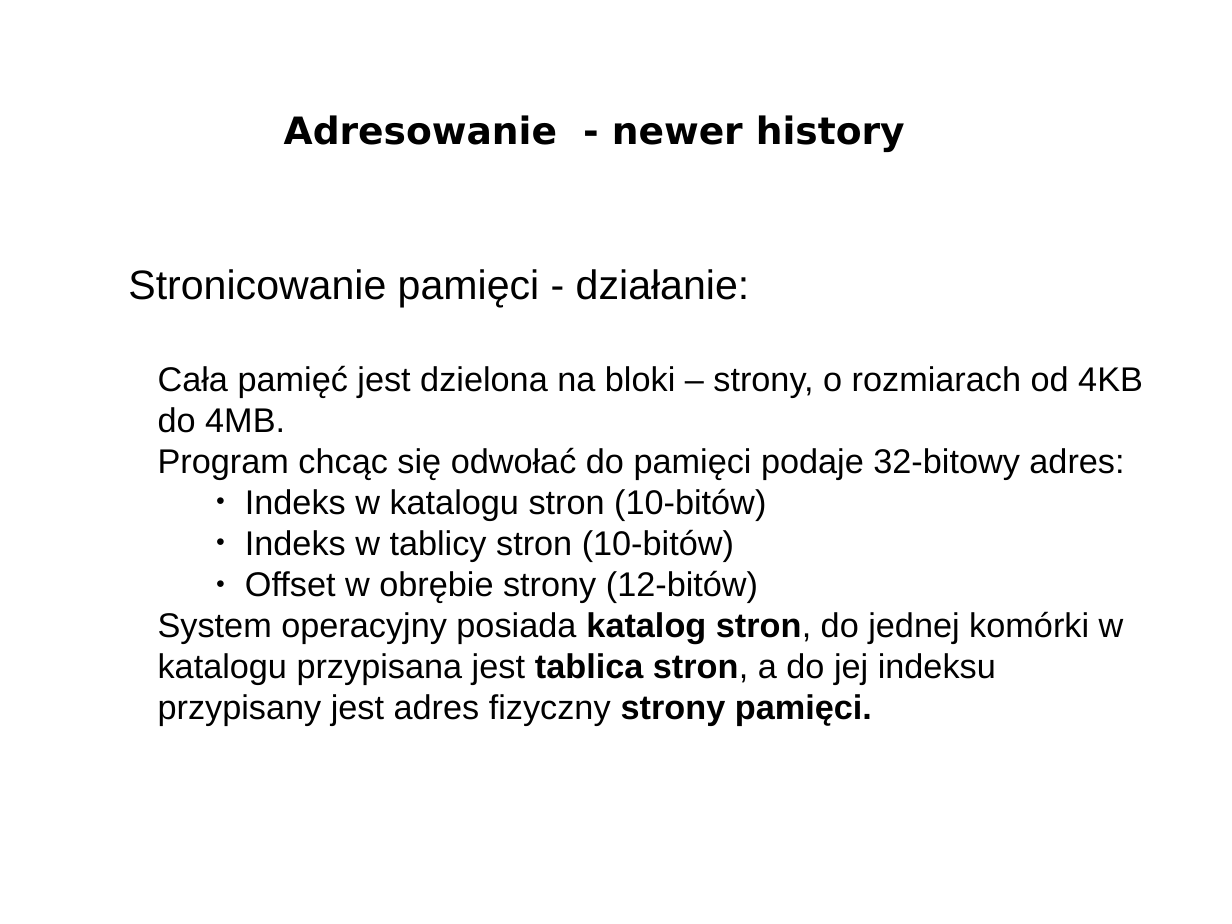
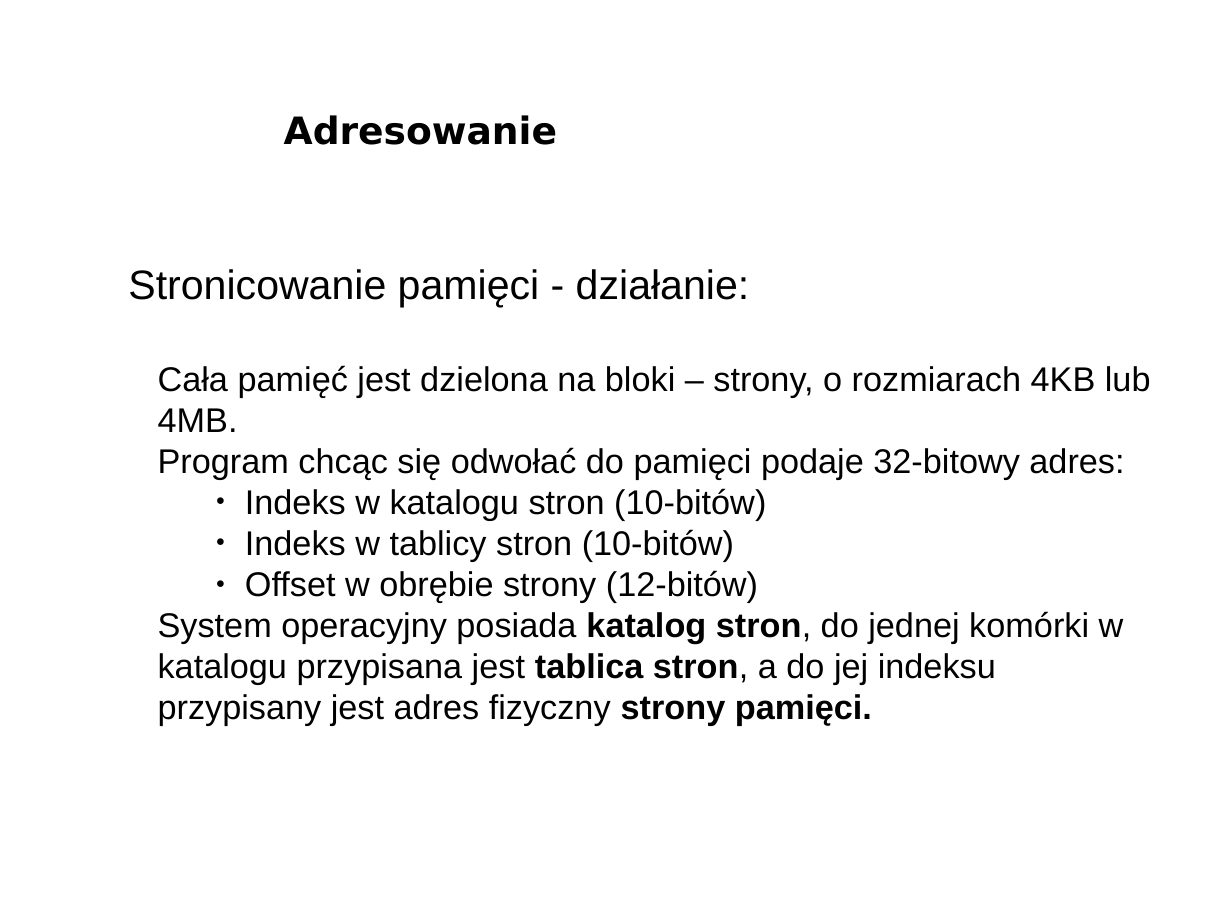
Before and after one commit to bercik/pn_prezentacja, a slide deck: slide 30 of śmieszki_i_inne_zwierzęta/prezentacja.odp (slide 29 before the commit). Drawn at 1232x924 pixels with LibreOffice and Linux fonts; fonts in the diff are those of the drawing; background and template pictures are left out. Boxes give left, top, right and bottom in pixels: in the first picture for what was removed or moved away, otherwise in the second. Text is boxed around its words. In the diff, an @@ line names an element or a change of style, - is before the commit and + after.

Commit message:
adresowanie jest całe

```diff
--- a/śmieszki_i_inne_zwierzęta/prezentacja.odp
+++ b/śmieszki_i_inne_zwierzęta/prezentacja.odp
@@ title at box(284, 115, 557, 145): text changed @@
-Adresowanie - newer history
+Adresowanie
@@ text at box(158, 365, 1151, 432): text changed @@
-● Cała pamięć jest dzielona na bloki – strony, o rozmiarach od 4KB do 4MB.
+● Cała pamięć jest dzielona na bloki – strony, o rozmiarach 4KB lub 4MB.
```
Also in this commit, not shown: 13 other slides changed, 13 slides added, 3 slides removed.
